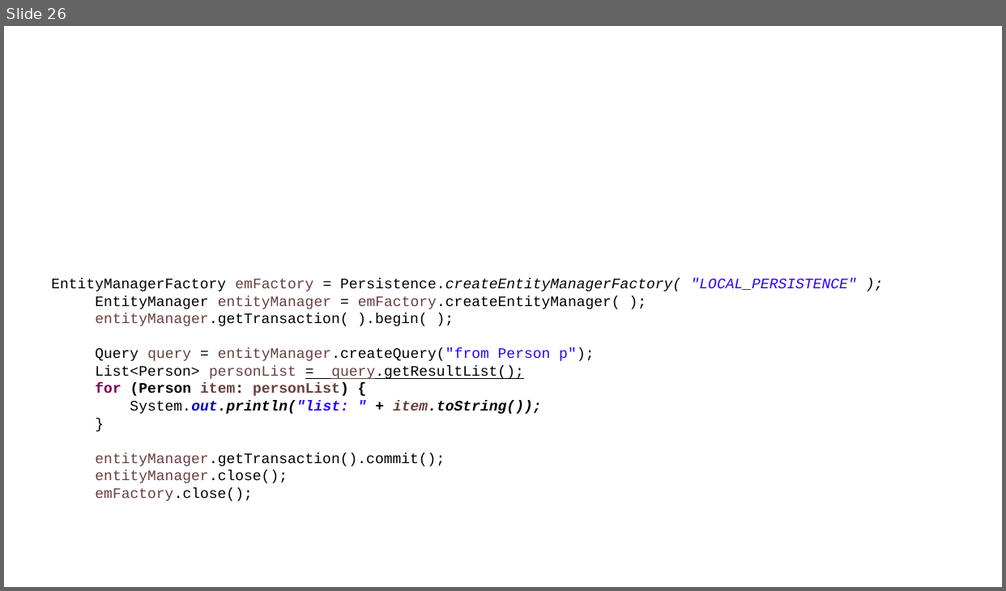
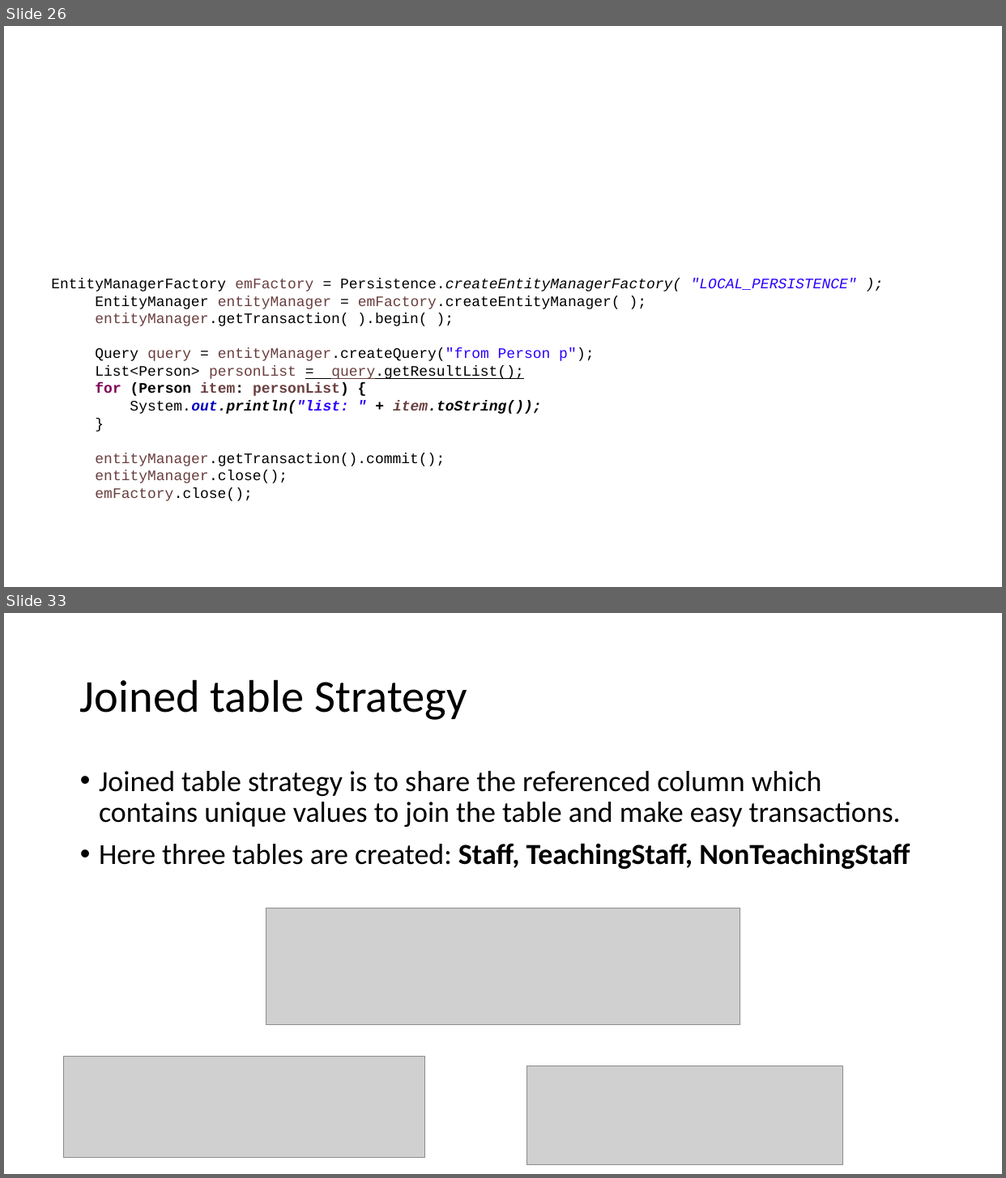
Before and after one commit to lawren43/mytest-repo, a slide deck: test-springmvc/doc/20181018-Spring JPA.pptx. Shown one above the other, each under a label of ours: slide 26 before the commit, slides 26 and 33 after it; the slides between them are not shown. The pictures are 1006x591 and 1006x1178 pixels, drawn with LibreOffice and Linux fonts; fonts in the diff are those of the drawing; grey boxes stand for pictures. Boxes give left, top, right and bottom in pixels: in the first picture for what was removed or moved away, otherwise in the second. Text is boxed around its words. In the diff, an @@ line names an element or a change of style, - is before the commit and + after.

```diff
--- a/test-springmvc/doc/20181018-Spring JPA.pptx
+++ b/test-springmvc/doc/20181018-Spring JPA.pptx
@@ slide 33 added at box(4, 613, 1002, 1174), background #FFFFFF @@
@@ title added at box(80, 679, 467, 720), 44 pt, text #000000 @@
+Joined table Strategy
@@ text added at box(99, 771, 910, 869), 28 pt, text #000000 @@
+• Joined table strategy is to share the referenced column which contains unique values to join the table and make easy transactions.
+• Here three tables are created: Staff, TeachingStaff, NonTeachingStaff
@@ picture added at box(266, 908, 740, 1024) @@
@@ picture added at box(64, 1056, 425, 1157) @@
@@ picture added at box(527, 1067, 843, 1165) @@
```
Also in this commit, not shown: 2 slides changed, 19 other slides added, 1 other file.
